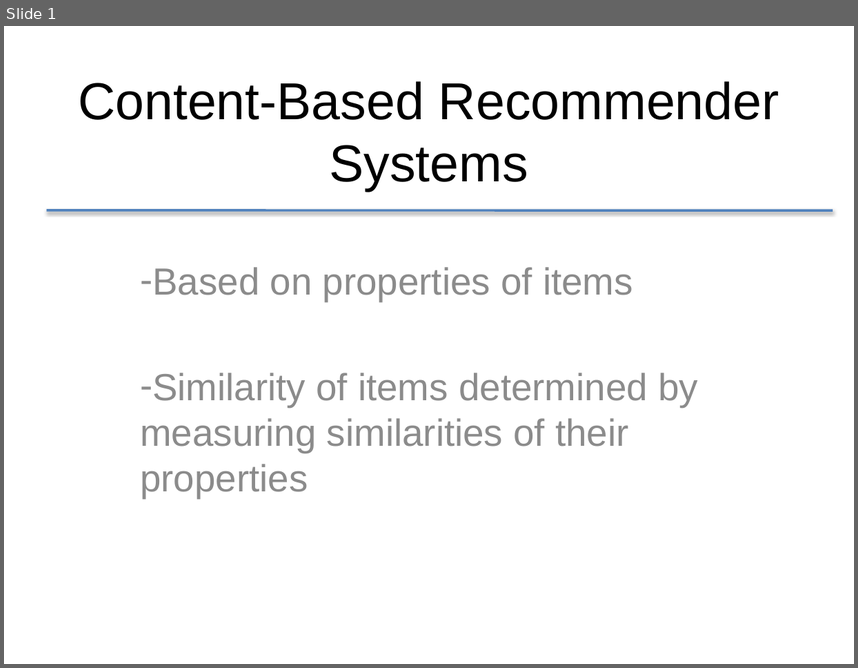
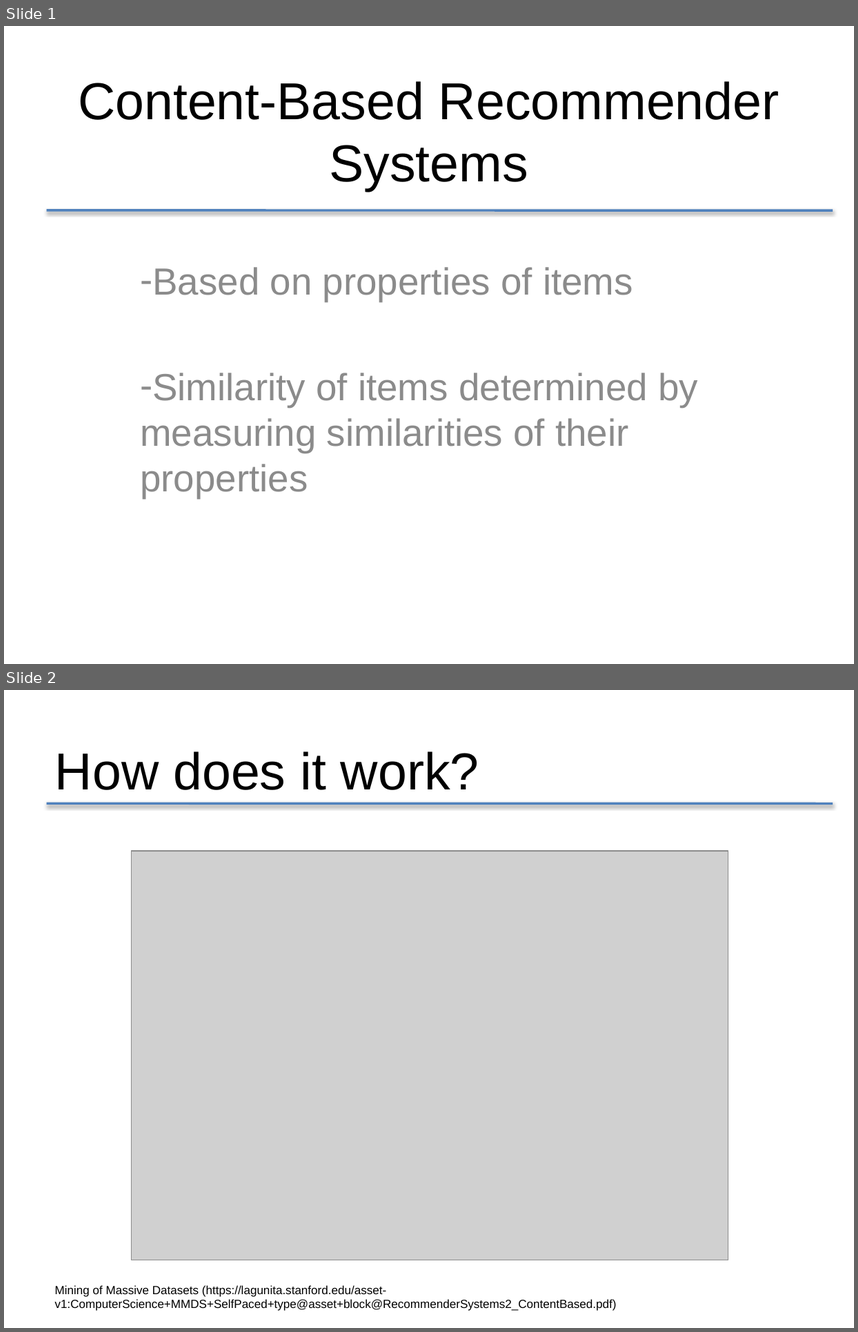
Before and after one commit to sarahpark23/RecommenderSystems, a slide deck: content-based.pptx. Shown one above the other, each under a label of ours: slide 1 before the commit, slides 1 and 2 after it. The pictures are 858x668 and 858x1332 pixels, drawn with LibreOffice and Linux fonts; fonts in the diff are those of the drawing; grey boxes stand for pictures. Boxes give left, top, right and bottom in pixels: in the first picture for what was removed or moved away, otherwise in the second. Text is boxed around its words. In the diff, an @@ line names an element or a change of style, - is before the commit and + after.

```diff
--- a/content-based.pptx
+++ b/content-based.pptx
@@ slide 2 added at (4, 690, 854, 1328), background #FFFFFF @@
@@ title added at (55, 751, 479, 790), 44 pt, text #000000 @@
+How does it work?
@@ line added from (47, 803) to (833, 804), #4F81BD 2 pt @@
@@ picture added at (132, 851, 728, 1259) @@
@@ text added at (55, 1285, 617, 1310), 10 pt, text #000000 @@
+Mining of Massive Datasets (https://lagunita.stanford.edu/asset-v1:ComputerScience+MMDS+SelfPaced+type@asset+block@RecommenderSystems2_ContentBased.pdf)
```
Also in this commit, not shown: 2 slides changed, 2 other slides added.
